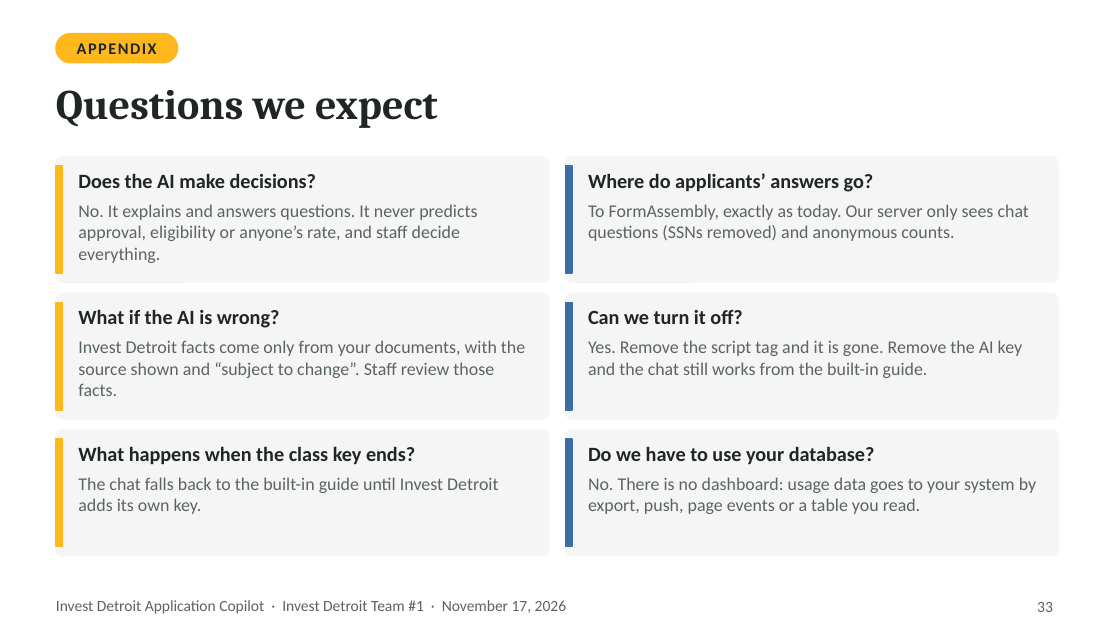
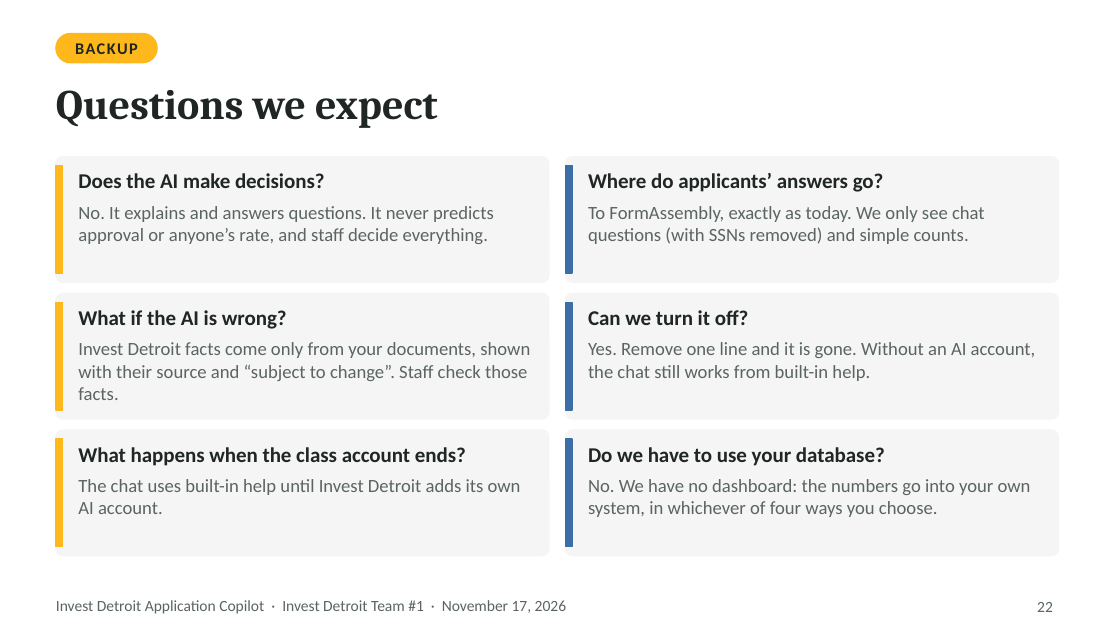
Before and after one commit to Ross-Business-Tech/Invest-Detroit-Project-1, a slide deck: slide 22 of docs/slides/Invest-Detroit-Copilot-Final-Presentation.pptx (slide 33 before the commit). Drawn at 1120x630 pixels with LibreOffice and Linux fonts; fonts in the diff are those of the drawing. Boxes give left, top, right and bottom in pixels: in the first picture for what was removed or moved away, otherwise in the second. Text is boxed around its words. In the diff, an @@ line names an element or a change of style, - is before the commit and + after.

```diff
--- a/docs/slides/Invest-Detroit-Copilot-Final-Presentation.pptx
+++ b/docs/slides/Invest-Detroit-Copilot-Final-Presentation.pptx
@@ rounded rectangle: place and size @@
-rounded rectangle at <box>56,34,178,63</box>
+rounded rectangle at <box>56,34,157,63</box>
@@ text at <box>75,43,138,54</box>: text changed @@
-APPENDIX
+BACKUP
@@ text at <box>78,206,494,244</box>: text changed; size 11.5 to 12 pt @@
-No. It explains and answers questions. It never predicts approval, eligibility or anyone’s rate, and staff decide everything.
+No. It explains and answers questions. It never predicts approval or anyone’s rate, and staff decide everything.
@@ text at <box>588,206,985,244</box>: text changed; size 11.5 to 12 pt @@
-To FormAssembly, exactly as today. Our server only sees chat questions (SSNs removed) and anonymous counts.
+To FormAssembly, exactly as today. We only see chat questions (with SSNs removed) and simple counts.
@@ text at <box>78,342,530,400</box>: text changed; size 11.5 to 12 pt @@
-Invest Detroit facts come only from your documents, with the source shown and “subject to change”. Staff review those facts.
+Invest Detroit facts come only from your documents, shown with their source and “subject to change”. Staff check those facts.
@@ text at <box>588,342,1036,381</box>: text changed; size 11.5 to 12 pt @@
-Yes. Remove the script tag and it is gone. Remove the AI key and the chat still works from the built-in guide.
+Yes. Remove one line and it is gone. Without an AI account, the chat still works from built-in help.
@@ text at <box>78,447,466,466</box>: text changed; size 13 to 13.5 pt @@
-What happens when the class key ends?
+What happens when the class account ends?
@@ size 13 to 13.5 pt in 5 elements at <box>78,173,325,188</box>, <box>588,173,884,192</box>, <box>78,310,287,329</box>, <box>588,310,748,325</box>, <box>588,447,885,466</box> @@
@@ text at <box>78,479,521,514</box>: text changed; size 11.5 to 12 pt @@
-The chat falls back to the built-in guide until Invest Detroit adds its own key.
+The chat uses built-in help until Invest Detroit adds its own AI account.
@@ text at <box>588,479,1031,517</box>: text changed; size 11.5 to 12 pt @@
-No. There is no dashboard: usage data goes to your system by export, push, page events or a table you read.
+No. We have no dashboard: the numbers go into your own system, in whichever of four ways you choose.
@@ page number at <box>1037,602,1053,612</box>: text changed @@
-33
+22
```
Also in this commit, not shown: 16 other slides changed, 3 slides added, 14 slides removed, 5 other files.
